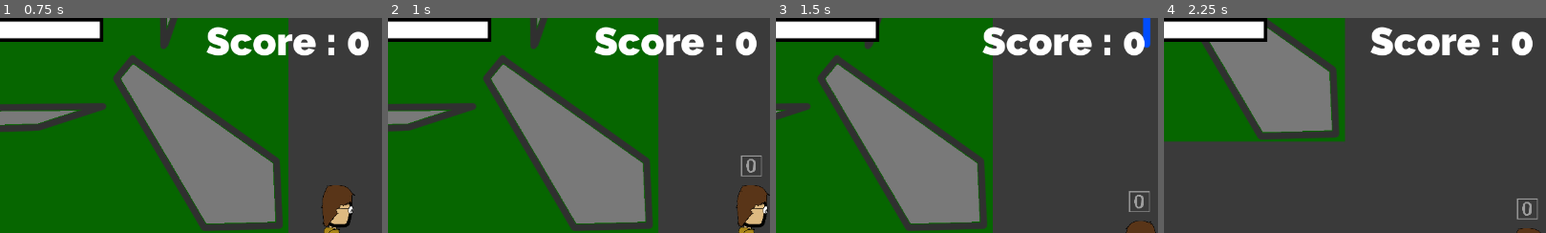
Above: before the commit, frames 1-4 (left to right).
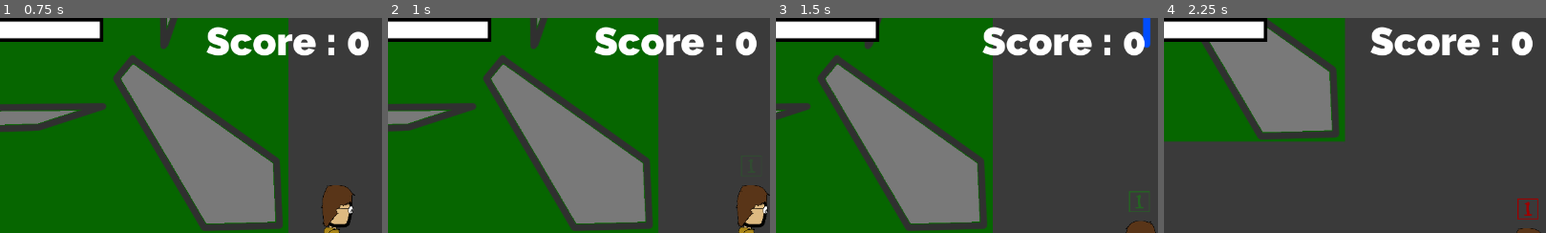
Above: after the commit, the same moments.

Repository: CeylenGames/5thAlakajam
Game: Godot game, scene res://World.tscn
Same seed, same stepped clock (60 frames per second), same inputs: the game is played once before the commit and once after it.
Inputs:
- Up to frame 1 (0.75 s): tap Enter at 0.5 s; hold Right (ui_right) from 0.53 s (still down); tap Keypad 0 (combo_0) at 0.6 s
- Up to frame 2 (1 s): keep holding Right (ui_right); tap Space (ui_select) at 0.77 s; tap Keypad 1 (combo_1) at 0.8 s
- Up to frame 3 (1.5 s): release Right (ui_right) at 1.28 s; hold Down (ui_down) from 1.28 s (still down); tap Keypad 1 (combo_1) at 1.35 s
- Up to frame 4 (2.25 s): tap Space (ui_select) at 1.52 s; tap Keypad 0 (combo_0) at 1.55, 2.1 s; release Down (ui_down) at 2.03 s; hold Right (ui_right) from 2.03 s (still down)
The pictures show only the part of the screen within x 12-62%, y 0-50%; the shares and areas given below are measured in that part.

Frame 1 is identical in both runs. In frame 2, 0.2% of the frame differs, in the area x 92-98%, y 64-74%; in frame 3, 0.3%; in frame 4, 0.3%, in the area x 92-98%, y 84-94%.
Error before the commit: Parse Error: The identifier "combo_ended" isn't declared in the current scope. (res://Scripts/Combo.gd:72)

Commit message:
EnemyContainer

Diff:
--- a/Scripts/Combo.gd
+++ b/Scripts/Combo.gd
@@ -69,7 +69,7 @@
 func change_index():
 	index += 1
 	if index == combo.size():
-		emit_signal(combo_ended)
+	#	emit_signal(combo_ended)
 		queue_free()
 	else:
 		$AnimationPlayer.play("Idle")
--- /dev/null
+++ b/Scripts/EnemyContainer.gd
@@ -0,0 +1,15 @@
+extends Node2D
+
+# class member variables go here, for example:
+# var a = 2
+# var b = "textvar"
+
+func _ready():
+	# Called when the node is added to the scene for the first time.
+	# Initialization here
+	pass
+
+#func _process(delta):
+#	# Called every frame. Delta is time since last frame.
+#	# Update game logic here.
+#	pass
--- a/Scripts/Main.gd
+++ b/Scripts/Main.gd
@@ -18,10 +18,12 @@
 	get_node(ScoreLabel).set_text("Score : " + str(Score))
 	get_node(WaveLabel).set_text("Wave : " + str(WaveNumber))
 
+"""
 func _process(delta):
 	if get_node(EnemyContainer).get_child_count() == 0:
 		WaveNumber += 1
 		reset()
+"""
 
 func reset():
 	for spawner in spawners:
--- a/World.tscn
+++ b/World.tscn
@@ -100,6 +100,7 @@
 editor/display_folded = true
 Combo_Indic = ExtResource( 5 )
 Combo_Indic_Pos = Vector2( -20, -130 )
+Bullet = null
 
 [node name="Camera2D" type="Camera2D" parent="Player" index="2"]
 
